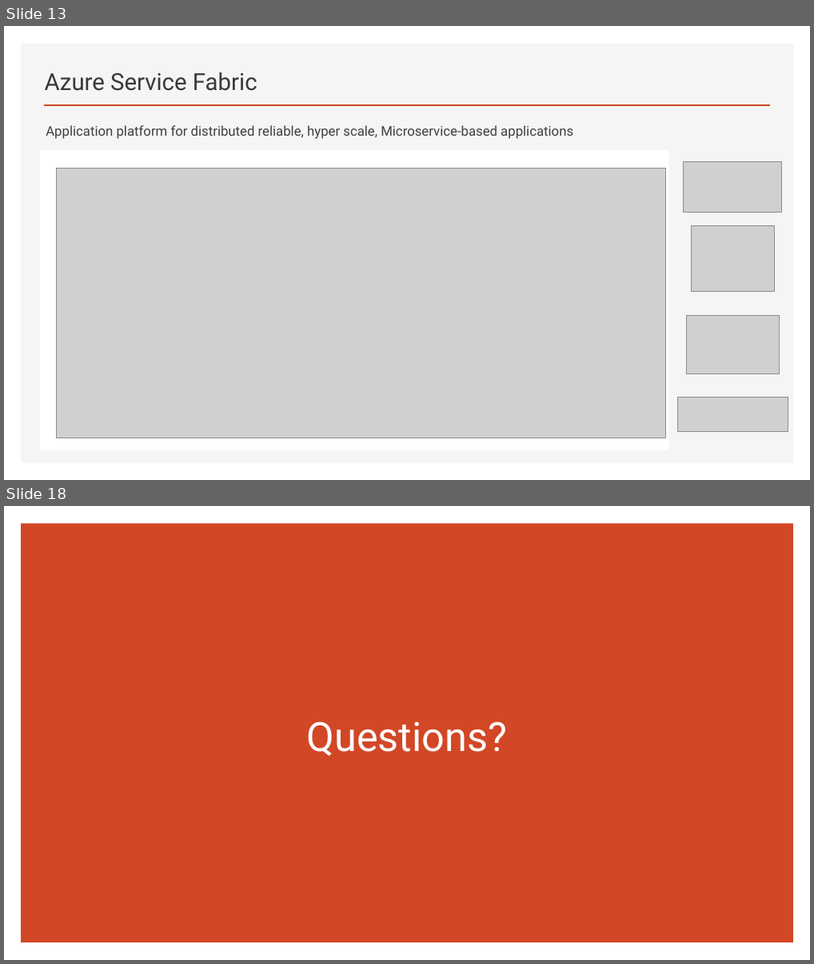
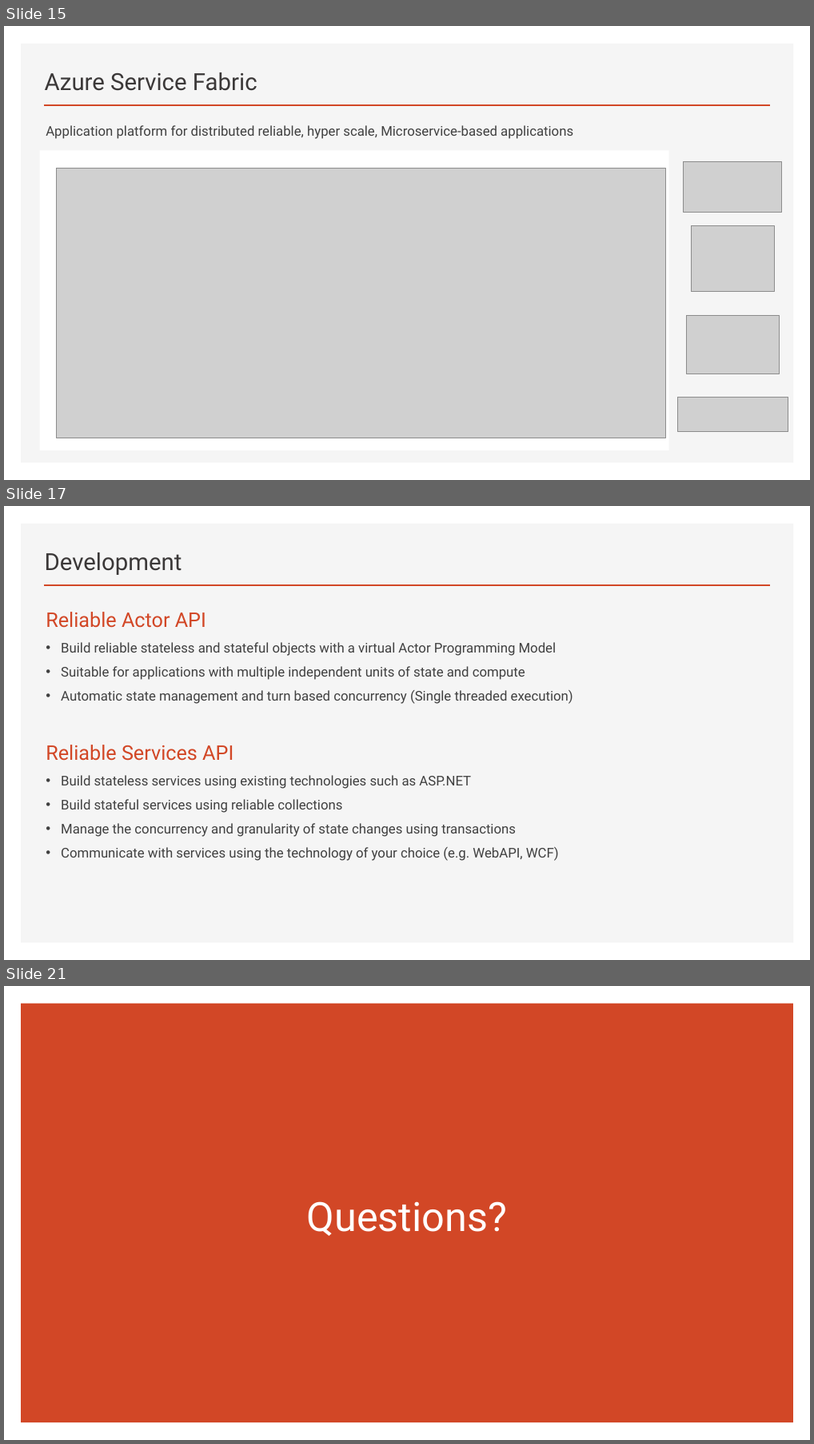
Before and after one commit to brianperera/EasyMaintain, a slide deck: Documents/MicroServices.pptx. Shown one above the other, each under a label of ours: slides 13 and 18 before the commit, slides 15, 17 and 21 after it; the slides between them are not shown. The pictures are 814x964 and 814x1444 pixels, drawn with LibreOffice and Linux fonts; fonts in the diff are those of the drawing; grey boxes stand for pictures. Boxes give left, top, right and bottom in pixels: in the first picture for what was removed or moved away, otherwise in the second. Text is boxed around its words. In the diff, an @@ line names an element or a change of style, - is before the commit and + after.

```diff
--- a/Documents/MicroServices.pptx
+++ b/Documents/MicroServices.pptx
@@ slide 17 added at (4, 506, 810, 960), background #FFFFFF; not listed: 2 template elements that a slide beside it also shows @@
@@ title added at (45, 552, 182, 575), 28 pt, text #3B3838 @@
+Development
@@ text added at (46, 612, 574, 860), 16 pt, text #404040 @@
+Reliable Actor API
+• Build reliable stateless and stateful objects with a virtual Actor Programming Model
+• Suitable for applications with multiple independent units of state and compute
+• Automatic state management and turn based concurrency (Single threaded execution)
+Reliable Services API
+• Build stateless services using existing technologies such as ASP.NET
+• Build stateful services using reliable collections
+• Manage the concurrency and granularity of state changes using transactions
+• Communicate with services using the technology of your choice (e.g. WebAPI, WCF)
@@ what was slide 13 is now slide 15 @@
@@ what was slide 18 is now slide 21 @@
```
Also in this commit, not shown: 9 slides changed, 5 other slides added, 1 slide removed.
